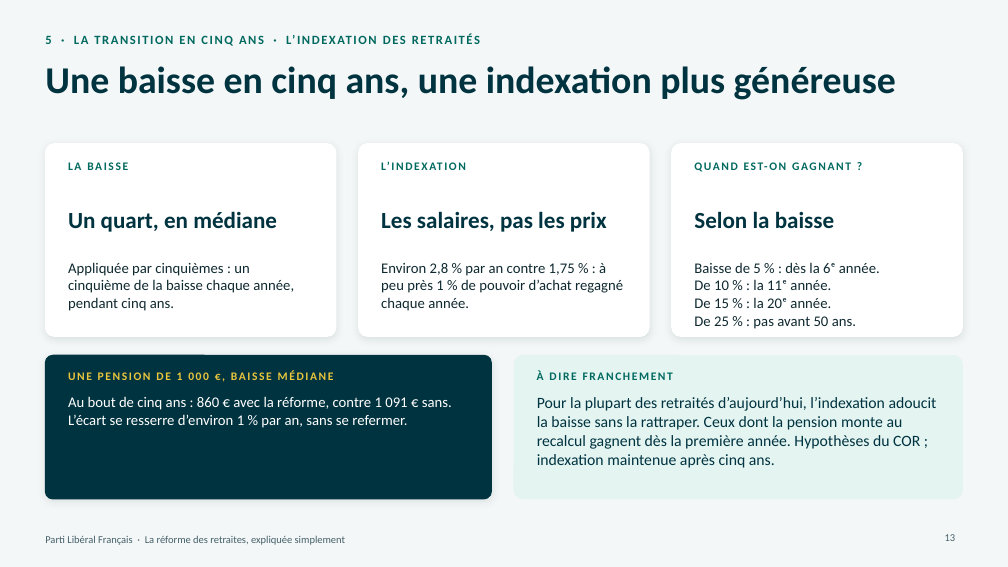
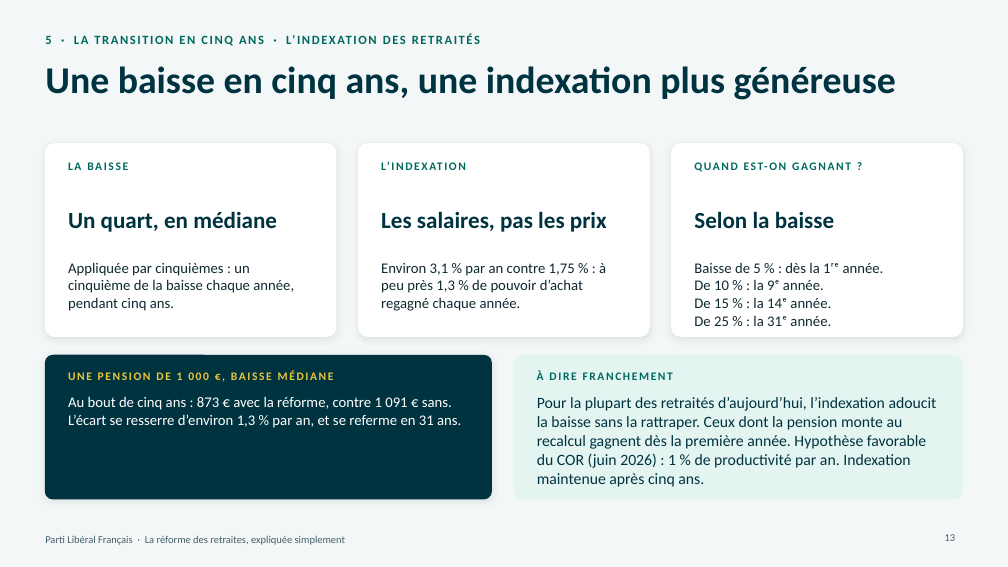
Before and after one commit to g-pliberal/retraitecomptenotionelle, a slide deck: slide 13 of docs/presentation_adherents_17_novembre_2026.pptx. Drawn at 1008x567 pixels with LibreOffice and Linux fonts; fonts in the diff are those of the drawing. Boxes give left, top, right and bottom in pixels: in the first picture for what was removed or moved away, otherwise in the second. Text is boxed around its words. In the diff, an @@ line names an element or a change of style, - is before the commit and + after.

```diff
--- a/docs/presentation_adherents_17_novembre_2026.pptx
+++ b/docs/presentation_adherents_17_novembre_2026.pptx
@@ text at (381, 263, 606, 311): text changed @@
-Environ 2,8 % par an contre 1,75 % : à peu près 1 % de pouvoir d’achat regagné chaque année.
+Environ 3,1 % par an contre 1,75 % : à peu près 1,3 % de pouvoir d’achat regagné chaque année.
@@ text at (694, 262, 884, 326): text changed @@
-Baisse de 5 % : dès la 6ᵉ année.
-De 10 % : la 11ᵉ année.
-De 15 % : la 20ᵉ année.
-De 25 % : pas avant 50 ans.
+Baisse de 5 % : dès la 1ʳᵉ année.
+De 10 % : la 9ᵉ année.
+De 15 % : la 14ᵉ année.
+De 25 % : la 31ᵉ année.
@@ text at (68, 396, 461, 428): text changed @@
-Au bout de cinq ans : 860 € avec la réforme, contre 1 091 € sans. L’écart se resserre d’environ 1 % par an, sans se refermer.
+Au bout de cinq ans : 873 € avec la réforme, contre 1 091 € sans. L’écart se resserre d’environ 1,3 % par an, et se referme en 31 ans.
@@ text at (537, 397, 937, 487): text changed @@
-Pour la plupart des retraités d’aujourd’hui, l’indexation adoucit la baisse sans la rattraper. Ceux dont la pension monte au recalcul gagnent dès la première année. Hypothèses du COR ; indexation maintenue après cinq ans.
+Pour la plupart des retraités d’aujourd’hui, l’indexation adoucit la baisse sans la rattraper. Ceux dont la pension monte au recalcul gagnent dès la première année. Hypothèse favorable du COR (juin 2026) : 1 % de productivité par an. Indexation maintenue après cinq ans.
```
